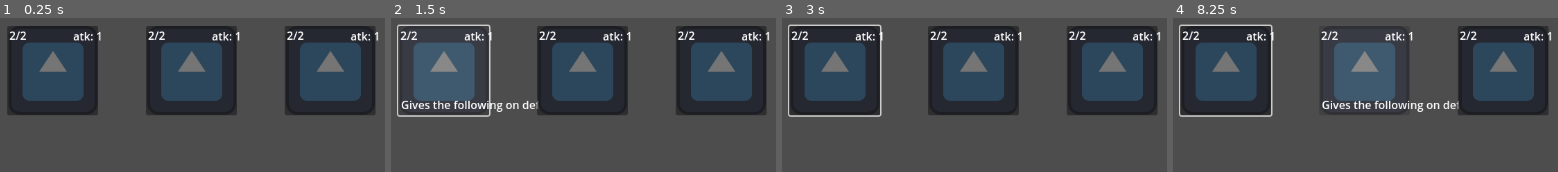
Above: before the commit, frames 1-4 (left to right).
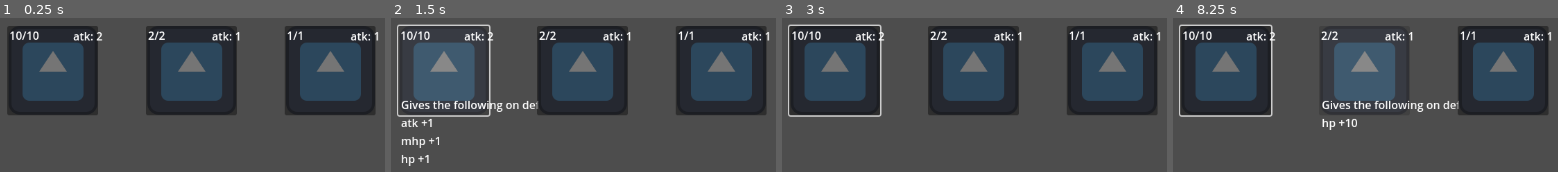
Above: after the commit, the same moments.

Repository: alex-mike-mark-again/godot-combat
Game: Godot game, scene res://troops/three_dudes.tscn
The game is run twice, just before and just after one commit, with the same random seed, the same clock (stepped at 60 frames per second) and the same inputs. This scene is started directly instead of the project's main scene. The engine's default icon, where the game draws it, is replaced by a stand-in: a white triangle on a blue panel in a dark square.
Inputs (mouse positions are in pixels of both pictures, inside the frame that each line leads up to):
- Up to frame 1 (0.25 s): no input
- Up to frame 2 (1.5 s): click (444, 70) at 0.52 s; click (444, 70) at 1.27 s
- Up to frame 3 (3 s): click (835, 70) at 2.02 s; tap Enter at 2.75 s; move the mouse to (outside the picture) at 2.77 s
- Up to frame 4 (8.25 s): tap Space at 3.5, 5, 6.5 s; move the mouse to (outside the picture) at 3.52 s; tap Enter at 4.25, 5.75 s; move the mouse to (outside the picture) at 4.27 s; move the mouse to (outside the picture) at 5.02 s; move the mouse to (outside the picture) at 5.77 s; move the mouse to (1280, 158) at 6.52 s; move the mouse to (outside the picture) at 7.27 s; move the mouse to (1400, 113) at 8.02 s

The runs differ from the first frame. In frame 1, 0.4% of the frame differs, in the area x 2-79%, y 8-15%; in frame 2, 1.0%, in the area x 2-79%, y 8-97%; in frame 3, 0.4%; in frame 4, 0.7%.

Commit message:
adds the last buff is permanent mechanic

Diff:
--- a/battle_manager.gd
+++ b/battle_manager.gd
@@ -9,6 +9,7 @@
 var troops = [
 	"res://troops/one_dude.tscn",
 	"res://troops/three_dudes.tscn",
+	"res://troops/two_dudes.tscn",
 ]
 
 func _ready():
@@ -35,14 +36,24 @@
 	if player.dead:
 		get_node("GoButton").hide()
 
-	for enemy in enemies:
-		if !enemy.dead:
+	if !_all_enemies_killed():
 			return
 
 	load_next_battle()
 
+func _all_enemies_killed():
+	var r = true
+	for enemy in enemies:
+		if !enemy.dead:
+			r = false
+
+	return r
+
 func on_enemy_killed(e):
-	player.apply_buff(e.buff)
+	if _all_enemies_killed():
+		player.apply_permanent_buff(e.buff)
+	else:
+		player.apply_buff(e.buff)
 
 func load_next_battle():
 	if currentTroop:
--- a/battler.gd
+++ b/battler.gd
@@ -22,12 +22,22 @@
 		die()
 
 func die():
+	dead = true
 	died.emit(self)
-	dead = true
 
 # pseudo virtual function
 func _update_displays():
 	pass
 
 func apply_buff(buff: Buff):
-	pass
+	atk += buff.atk
+	mhp += buff.mhp
+	hp += buff.mhp
+	hp = min(hp+buff.hp,mhp)
+	_update_displays()
+
+func remove_buff(buff: Buff):
+	atk -= buff.atk
+	mhp -= buff.mhp
+	hp = min(hp,mhp)
+	_update_displays()
--- a/player.gd
+++ b/player.gd
@@ -2,6 +2,7 @@
 class_name Player
 
 @export var stats: Label
+var tempBuffs: Array
 
 func _ready():
 	super._ready()
@@ -12,8 +13,12 @@
 	stats.text = "HP: "+str(hp)+"/"+str(mhp)+"\nATK: "+str(atk)
 
 func apply_buff(buff: Buff):
-	atk += buff.atk
-	mhp += buff.mhp
-	hp += buff.mhp
-	hp = min(hp+buff.hp,mhp)
-	_update_displays()
+	tempBuffs.append(buff)
+	super.apply_buff(buff)
+
+func apply_permanent_buff(buff: Buff):
+	for temp in tempBuffs:
+		remove_buff(temp)
+
+	tempBuffs = []
+	super.apply_buff(buff)
--- a/troops/three_dudes.tscn
+++ b/troops/three_dudes.tscn
@@ -8,12 +8,20 @@
 
 [node name="Enemy" parent="." instance=ExtResource("1_av0fu")]
 position = Vector2(0, 0)
-mhp = 2
+buff_atk = 1
+buff_mhp = 1
+buff_hp = 1
+mhp = 10
+atk = 2
 
 [node name="Enemy2" parent="." instance=ExtResource("1_av0fu")]
 position = Vector2(200, 0)
+buff_hp = 10
 mhp = 2
 
 [node name="Enemy3" parent="." instance=ExtResource("1_av0fu")]
 position = Vector2(400, 0)
-mhp = 2
+buff_atk = 10
+buff_mhp = 5
+buff_hp = 5
+mhp = 1
--- a/troops/two_dudes.tscn
+++ b/troops/two_dudes.tscn
@@ -7,9 +7,10 @@
 script = ExtResource("1_6p5uw")
 
 [node name="Enemy" parent="." instance=ExtResource("2_d7oc4")]
+position = Vector2(220, 183)
 mhp = 10
 
 [node name="Enemy2" parent="." instance=ExtResource("2_d7oc4")]
-position = Vector2(1178, 686)
+position = Vector2(507, 180)
 mhp = 1
 atk = 10
